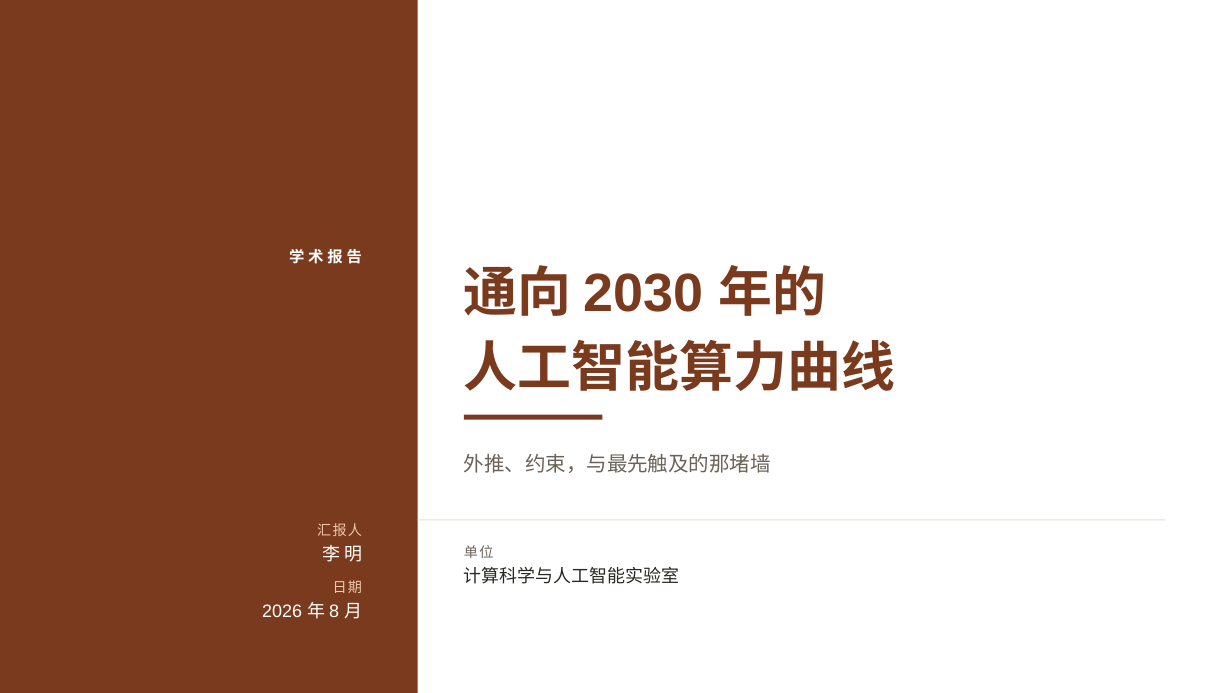
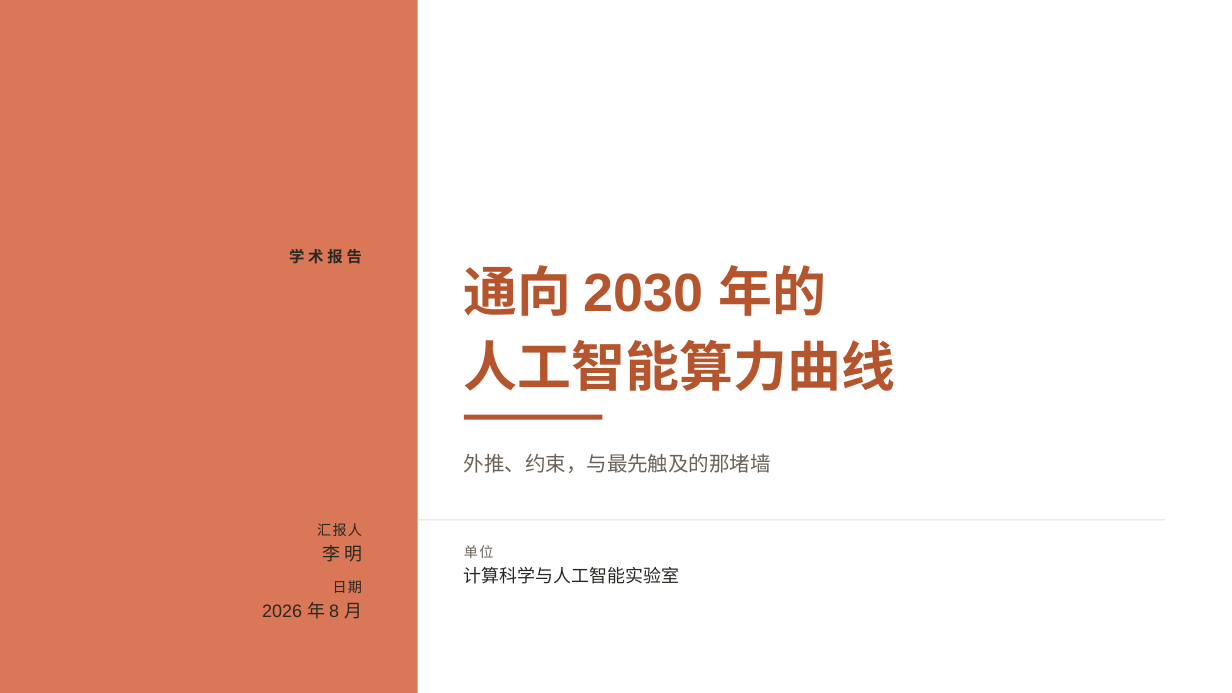
Before and after one commit to qingguang0309/academic-skills, a slide deck: slide 1 of examples/ai-2030-slides/ai2030_talk.pptx. Drawn at 1232x693 pixels with LibreOffice and Linux fonts; fonts in the diff are those of the drawing; background and template pictures are left out. Boxes give left, top, right and bottom in pixels: in the first picture for what was removed or moved away, otherwise in the second. Text is boxed around its words. In the diff, an @@ line names an element or a change of style, - is before the commit and + after.

```diff
--- a/examples/ai-2030-slides/ai2030_talk.pptx
+++ b/examples/ai-2030-slides/ai2030_talk.pptx
@@ rectangle at bbox=[0, 0, 418, 693]: fill #7A3A1D to #D97757 @@
@@ text "通向 2030 年的" at bbox=[464, 265, 895, 391]: text colour #7A3A1D to #B4552D @@
@@ rectangle at bbox=[464, 415, 603, 421]: fill #7A3A1D to #B4552D @@
@@ text "汇报人" at bbox=[317, 523, 362, 536]: text colour #EFC7AE to #2B2823 @@
@@ rectangle at bbox=[418, 519, 1165, 520]: fill #E4E0D3 to #EADFD6 @@
@@ text colour #FFFFFF to #2B2823 in 3 elements at bbox=[289, 249, 362, 264], bbox=[322, 545, 362, 562], bbox=[262, 602, 362, 619] @@
@@ text "日期" at bbox=[333, 580, 363, 593]: text colour #EFC7AE to #2B2823 @@
```
Also in this commit, not shown: 20 other slides changed, 8 other files.
